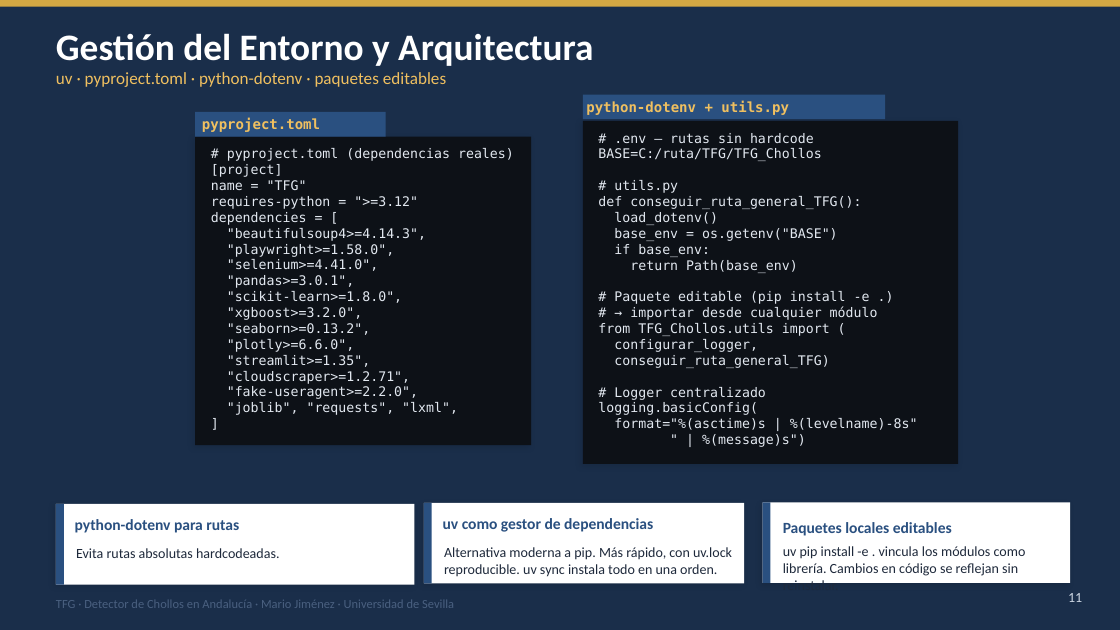
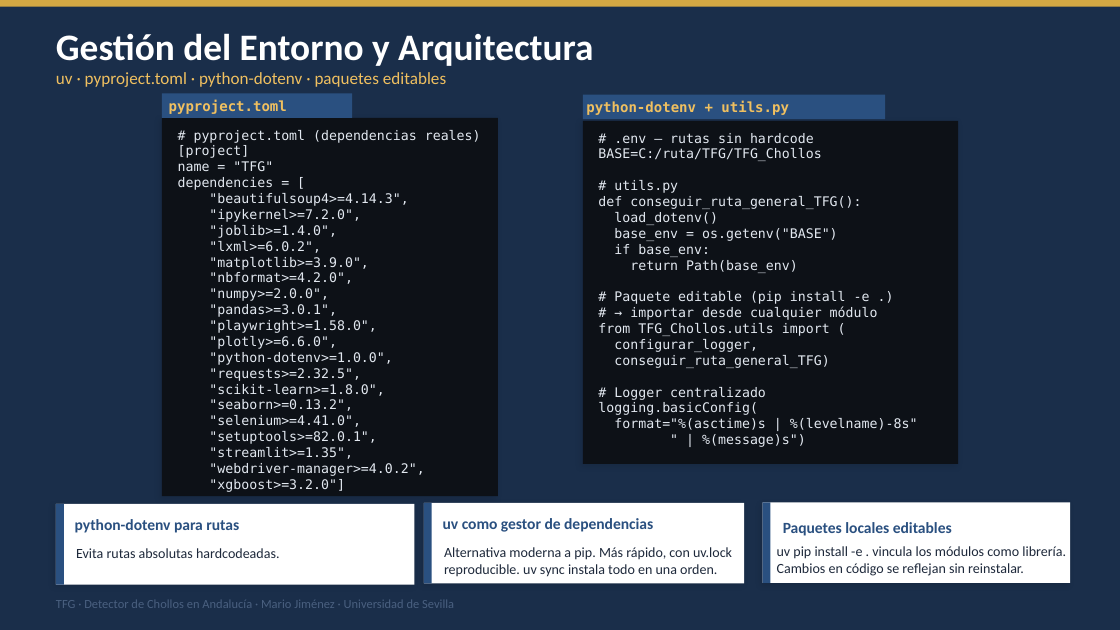
Before and after one commit to Marjimleo3/TFG, a slide deck: slide 3 of TFG_Chollos/TFG_Presentacion_final.pptx (slide 4 before the commit). Drawn at 1120x630 pixels with LibreOffice and Linux fonts; fonts in the diff are those of the drawing. Boxes give left, top, right and bottom in pixels: in the first picture for what was removed or moved away, otherwise in the second. Text is boxed around its words. In the diff, an @@ line names an element or a change of style, - is before the commit and + after.

```diff
--- a/TFG_Chollos/TFG_Presentacion_final.pptx
+++ b/TFG_Chollos/TFG_Presentacion_final.pptx
@@ rectangle: place and size @@
-rectangle at [195,137,531,446]
+rectangle at [162,118,498,496]
@@ 2 texts, 1 rectangle: place and size @@
-2 texts, 1 rectangle at [195,112,514,415]
+2 texts, 1 rectangle at [162,93,481,492]
@@ text at [209,209,368,317]: paragraphs added @@
+"ipykernel>=7.2.0",
+"joblib>=1.4.0",
+"lxml>=6.0.2",
+"matplotlib>=3.9.0",
+"nbformat>=4.2.0",
+"numpy>=2.0.0",
+"pandas>=3.0.1",
@@ text at [211,196,418,209]: paragraph removed @@
-requires-python = ">=3.12"
@@ text at [209,336,392,411]: paragraphs added @@
+"plotly>=6.6.0",
+"python-dotenv>=1.0.0",
+"requests>=2.32.5",
+"scikit-learn>=1.8.0",
+"seaborn>=0.13.2",
@@ text at [209,431,376,444]: text changed @@
-"pandas>=3.0.1",
-"scikit-learn>=1.8.0",
-"xgboost>=3.2.0",
-"seaborn>=0.13.2",
-"plotly>=6.6.0",
+"setuptools>=82.0.1",
@@ text at [209,463,424,492]: text changed @@
-"cloudscraper>=1.2.71",
-"fake-useragent>=2.2.0",
-"joblib", "requests", "lxml",
-]
+"webdriver-manager>=4.0.2",
+"xgboost>=3.2.0"]
@@ text "uv pip install -e . ..." rewrapped from [783,546,1026,576] to [777,546,1066,576] @@
@@ text removed at [1068,593,1082,602] @@
-11
```
Also in this commit, not shown: 17 other slides changed, 1 slide added, 1 slide removed, 1 other file.
